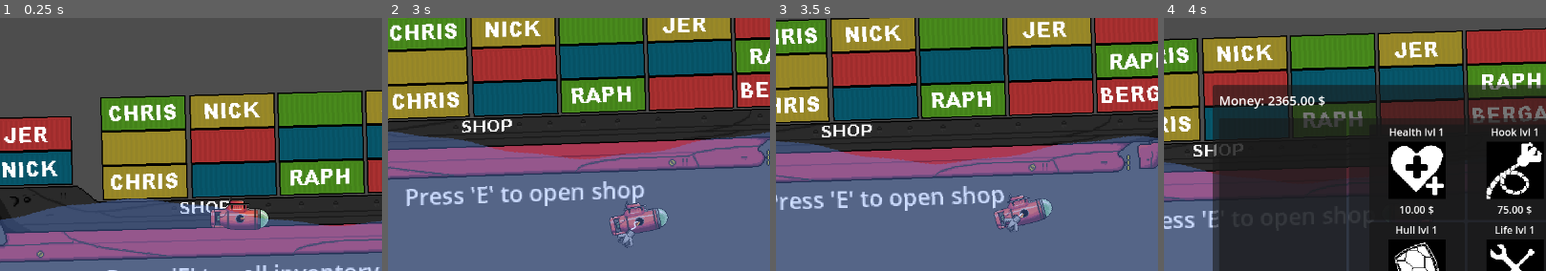
Above: before the commit, frames 1-4 (left to right).
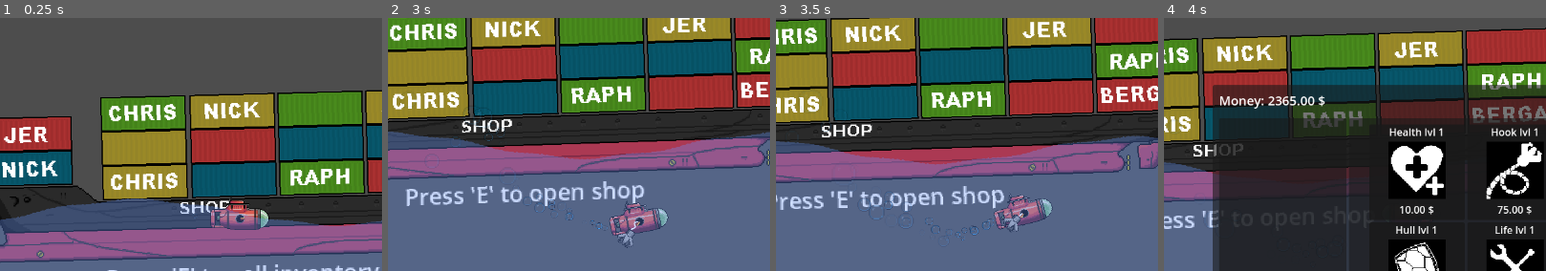
Above: after the commit, the same moments.

Repository: misterbamboo/ld57
Game: Godot game, scene res://MainGame.tscn
The game is run twice, just before and just after one commit, with the same random seed, the same clock (stepped at 60 frames per second) and the same inputs.
Inputs (mouse positions are % of the whole screen's width and height, from its top left):
- Up to frame 1 (0.25 s): no input
- Up to frame 2 (3 s): tap E at 0.5, 1.25, 2, 2.1, 2.75 s; move the mouse to (72, 45) at 0.52 s; hold Right (sub_right) 0.53-1.28 s; click (72, 45) at 0.6 s; move the mouse to (30, 55) at 1.27 s; hold Down (sub_down) 1.28-2.03 s; tap R at 1.35 s; move the mouse to (60, 28) at 2.02 s; hold Right (sub_right) 2.03-2.78 s; move the mouse to (45, 70) at 2.77 s; hold Up (sub_up) from 2.78 s (still down); click (45, 70) at 2.85 s
- Up to frame 3 (3.5 s): keep holding Up (sub_up)
- Up to frame 4 (4 s): tap E at 3.5 s; move the mouse to (80, 65) at 3.52 s; release Up (sub_up) at 3.53 s; hold Left (sub_left) from 3.53 s (still down); tap R at 3.6 s
The pictures show only the part of the screen within x 19-69%, y 11-61%; the shares and areas given below are measured in that part.

The runs differ from the first frame. In frame 1, less than 0.1% of the frame differs, in the area x 50-58%, y 76-81%; in frame 2, 0.2%; in frame 3, 0.2%, in the area x 12-60%, y 41-88%; in frame 4, less than 0.1%.

Commit message:
feat: add propeller and bubbles to sub

Diff:
--- a/src/godotproject/Submarine/submarine.tscn
+++ b/src/godotproject/Submarine/submarine.tscn
@@ -1,18 +1,86 @@
-[gd_scene load_steps=15 format=3 uid="uid://da26qelyupo77"]
+[gd_scene load_steps=27 format=3 uid="uid://da26qelyupo77"]
 
 [ext_resource type="Script" uid="uid://bx0ooudrvtw4x" path="res://Submarine/submarinemovement.gd" id="1_de3bh"]
 [ext_resource type="Texture2D" uid="uid://c3q64n0uvmwjt" path="res://Submarine/Assets/sub.png" id="2_bk2ki"]
-[ext_resource type="Script" path="res://Submarine/submarinesprite.gd" id="3_7kknb"]
+[ext_resource type="Script" uid="uid://b51u4u2hgpigx" path="res://Submarine/submarinesprite.gd" id="3_7kknb"]
 [ext_resource type="Script" uid="uid://5vx4h3byum2p" path="res://Submarine/submarine.gd" id="4_wjrfn"]
 [ext_resource type="Script" uid="uid://lun5pptgqmsx" path="res://Submarine/torpedo_launcher.gd" id="5_bk2ki"]
+[ext_resource type="Texture2D" uid="uid://u7kuhkihbywg" path="res://Submarine/Assets/bubble.png" id="5_wqbfo"]
 [ext_resource type="PackedScene" uid="uid://c64yoqhyqqmb8" path="res://Torpedo/Torpedo.tscn" id="6_7kknb"]
-[ext_resource type="Script" path="res://Submarine/grapple.gd" id="7_wjrfn"]
-[ext_resource type="Script" path="res://Submarine/grappling_rope.gd" id="8_rysji"]
-[ext_resource type="Script" path="res://Submarine/hook.gd" id="9_qemq7"]
+[ext_resource type="Script" uid="uid://tvvueq5o645q" path="res://Submarine/grapple.gd" id="7_wjrfn"]
+[ext_resource type="Script" uid="uid://7jv4o2westfr" path="res://Submarine/grappling_rope.gd" id="8_rysji"]
+[ext_resource type="Script" uid="uid://yj50l3aymutp" path="res://Submarine/hook.gd" id="9_qemq7"]
 [ext_resource type="Texture2D" uid="uid://cb8d0tystg08m" path="res://Submarine/hook.png" id="10_qemq7"]
+[ext_resource type="Texture2D" uid="uid://dwj62dekjfubk" path="res://Submarine/Assets/sub_propeller_spritesheet.png" id="11_1gdix"]
 
 [sub_resource type="CircleShape2D" id="CircleShape2D_7kknb"]
 radius = 23.0217
+
+[sub_resource type="AtlasTexture" id="AtlasTexture_wqbfo"]
+atlas = ExtResource("11_1gdix")
+region = Rect2(0, 0, 8, 16)
+
+[sub_resource type="AtlasTexture" id="AtlasTexture_8pwla"]
+atlas = ExtResource("11_1gdix")
+region = Rect2(8, 0, 8, 16)
+
+[sub_resource type="AtlasTexture" id="AtlasTexture_edfom"]
+atlas = ExtResource("11_1gdix")
+region = Rect2(16, 0, 8, 16)
+
+[sub_resource type="AtlasTexture" id="AtlasTexture_7wv4j"]
+atlas = ExtResource("11_1gdix")
+region = Rect2(0, 16, 8, 16)
+
+[sub_resource type="AtlasTexture" id="AtlasTexture_kl2yy"]
+atlas = ExtResource("11_1gdix")
+region = Rect2(8, 16, 8, 16)
+
+[sub_resource type="AtlasTexture" id="AtlasTexture_540qt"]
+atlas = ExtResource("11_1gdix")
+region = Rect2(16, 16, 8, 16)
+
+[sub_resource type="SpriteFrames" id="SpriteFrames_uk7mh"]
+animations = [{
+"frames": [],
+"loop": true,
+"name": &"default",
+"speed": 5.0
+}, {
+"frames": [{
+"duration": 1.0,
+"texture": SubResource("AtlasTexture_wqbfo")
+}, {
+"duration": 1.0,
+"texture": SubResource("AtlasTexture_8pwla")
+}, {
+"duration": 1.0,
+"texture": SubResource("AtlasTexture_edfom")
+}, {
+"duration": 1.0,
+"texture": SubResource("AtlasTexture_7wv4j")
+}, {
+"duration": 1.0,
+"texture": SubResource("AtlasTexture_kl2yy")
+}, {
+"duration": 1.0,
+"texture": SubResource("AtlasTexture_540qt")
+}],
+"loop": true,
+"name": &"spinning",
+"speed": 5.0
+}]
+
+[sub_resource type="Curve" id="Curve_8pwla"]
+_limits = [0.0, 2.0, 0.0, 1.18497]
+_data = [Vector2(0, 0.221209), 0.0, -0.00139875, 0, 0, Vector2(0.821945, 0.665907), 0.494657, 0.494657, 0, 0, Vector2(1.18497, 2), 8.38598, 0.0, 0, 0]
+point_count = 3
+
+[sub_resource type="Gradient" id="Gradient_edfom"]
+colors = PackedColorArray(1, 1, 1, 1, 1, 1, 1, 0)
+
+[sub_resource type="Gradient" id="Gradient_7wv4j"]
+colors = PackedColorArray(1, 1, 1, 1, 1, 1, 1, 0)
 
 [sub_resource type="Curve" id="Curve_qemq7"]
 _limits = [-0.3, 0.3, 0.0, 1.0]
@@ -40,6 +108,69 @@
 texture_filter = 1
 texture = ExtResource("2_bk2ki")
 script = ExtResource("3_7kknb")
+propeller_max_speed = 10.0
+
+[node name="PropellerSprite" type="AnimatedSprite2D" parent="Sprite2D"]
+position = Vector2(-36, 10)
+sprite_frames = SubResource("SpriteFrames_uk7mh")
+animation = &"spinning"
+autoplay = "spinning"
+
+[node name="BubbleTier1" type="CPUParticles2D" parent="Sprite2D"]
+position = Vector2(-51, 10)
+amount = 5
+texture = ExtResource("5_wqbfo")
+lifetime = 3.0
+randomness = 0.4
+lifetime_randomness = 0.8
+direction = Vector2(-1, 0)
+spread = 20.0
+gravity = Vector2(0, -20)
+initial_velocity_min = 74.35
+initial_velocity_max = 74.35
+scale_amount_min = 1.5
+scale_amount_max = 3.0
+scale_amount_curve = SubResource("Curve_8pwla")
+color_ramp = SubResource("Gradient_edfom")
+color_initial_ramp = SubResource("Gradient_7wv4j")
+
+[node name="BubbleTier2" type="CPUParticles2D" parent="Sprite2D"]
+position = Vector2(-51, 10)
+emitting = false
+amount = 10
+texture = ExtResource("5_wqbfo")
+lifetime = 3.0
+randomness = 0.4
+lifetime_randomness = 0.8
+direction = Vector2(-1, 0)
+spread = 20.0
+gravity = Vector2(0, -20)
+initial_velocity_min = 74.35
+initial_velocity_max = 74.35
+scale_amount_min = 1.5
+scale_amount_max = 3.0
+scale_amount_curve = SubResource("Curve_8pwla")
+color_ramp = SubResource("Gradient_edfom")
+color_initial_ramp = SubResource("Gradient_7wv4j")
+
+[node name="BubbleTier3" type="CPUParticles2D" parent="Sprite2D"]
+position = Vector2(-51, 10)
+emitting = false
+amount = 25
+texture = ExtResource("5_wqbfo")
+lifetime = 3.0
+randomness = 0.4
+lifetime_randomness = 0.8
+direction = Vector2(-1, 0)
+spread = 20.0
+gravity = Vector2(0, -20)
+initial_velocity_min = 74.35
+initial_velocity_max = 74.35
+scale_amount_min = 1.5
+scale_amount_max = 4.0
+scale_amount_curve = SubResource("Curve_8pwla")
+color_ramp = SubResource("Gradient_edfom")
+color_initial_ramp = SubResource("Gradient_7wv4j")
 
 [node name="SubmarineDetails" type="Node2D" parent="."]
 script = ExtResource("4_wjrfn")
--- a/src/godotproject/Submarine/submarinesprite.gd
+++ b/src/godotproject/Submarine/submarinesprite.gd
@@ -3,20 +3,63 @@
 @export var flip_animation_time: float = 0.5
 @export var max_tilt_angle: float = 15.0
 @export var tilt_animation_time: float = 0.5
+@export var propeller_min_speed: float = 1.0  # Minimum animation speed
+@export var propeller_max_speed: float = 5  # Maximum animation speed
+@export var propeller_accel_rate: float = 2.0  # How quickly the propeller speeds up
+@export var propeller_decel_rate: float = 1.0  # How quickly the propeller slows down
+@export var bubbles_min_emission: float = 5  # Minimum bubble emission rate
+@export var bubbles_max_emission: float = 40  # Maximum bubble emission rate
+@export var tiered_emitter_count: int = 5  # Number of tiered emitters
+
+@onready var propeller: AnimatedSprite2D = $PropellerSprite
+
+# Tiered particle emitters - set these up in the editor with increasing emission rates
+# For example, BubbleTier1 might emit 5 particles, BubbleTier2 another 10, etc.
+var bubble_emitters = []
 
 var target_scale_x: float = 1.0
 var target_rotation: float = 0.0
+var current_propeller_speed: float = propeller_min_speed
+var is_moving: bool = false
+var last_active_tier: int = 0
+
+func _ready():
+	# Make sure propeller is playing on start
+	if propeller:
+		propeller.play()
+		propeller.speed_scale = propeller_min_speed
+
+	# Gather all the tiered emitters
+	_initialize_tiered_emitters()
+
+func _initialize_tiered_emitters():
+	# Find all the tiered emitters that follow the naming convention
+	for i in range(1, tiered_emitter_count + 1):
+		var emitter_path = "BubbleTier" + str(i)
+		if has_node(emitter_path):
+			var emitter = get_node(emitter_path)
+			bubble_emitters.append(emitter)
+
+			# Start all emitters as inactive
+			emitter.emitting = false
 
 func _process(delta):
 	_update_direction_from_input()
 	_update_sprite_flip(delta)
 	_update_sprite_tilt(delta)
+	_update_propeller_speed(delta)
+
+	# Update which emitters should be active
+	_update_tiered_emitters()
 
 func _update_direction_from_input():
 	var up_strength = Input.get_action_strength("sub_up")
 	var down_strength = Input.get_action_strength("sub_down")
 	var right_strength = Input.get_action_strength("sub_right")
 	var left_strength = Input.get_action_strength("sub_left")
+
+	# Determine if submarine is moving based on any input
+	is_moving = up_strength > 0 or down_strength > 0 or right_strength > 0 or left_strength > 0
 
 	# Set horizontal direction
 	if right_strength > 0:
@@ -38,3 +81,52 @@
 func _update_sprite_tilt(delta: float) -> void:
 	var lerp_weight = clamp(delta / tilt_animation_time * 3.0, 0.0, 1.0)
 	self.rotation = lerp(rotation, target_rotation, lerp_weight)
+
+func _update_propeller_speed(delta: float) -> void:
+	if not propeller:
+		return
+
+	# Calculate target speed based on movement
+	var target_speed = propeller_max_speed if is_moving else propeller_min_speed
+
+	# Determine acceleration or deceleration rate
+	var rate = propeller_accel_rate if is_moving else propeller_decel_rate
+
+	# Smoothly adjust current speed
+	current_propeller_speed = lerp(current_propeller_speed, target_speed, delta * rate)
+
+	# Apply to propeller animation
+	propeller.speed_scale = current_propeller_speed
+
+func _update_tiered_emitters() -> void:
+	if bubble_emitters.is_empty():
+		return
+
+	# Calculate which tiers should be active based on propeller speed
+	# Normalize speed to 0.0-1.0 range
+	var speed_range = propeller_max_speed - propeller_min_speed
+	var speed_factor = (current_propeller_speed - propeller_min_speed) / speed_range
+	speed_factor = clamp(speed_factor, 0.0, 1.0)
+
+	# Calculate how many tiers should be active (0 to tiered_emitter_count)
+	# We subtract 1 from the bubble_emitters.size() since the first one is always on
+	var active_additional_tiers = 0
+	if bubble_emitters.size() > 1:
+		active_additional_tiers = int(round(speed_factor * (bubble_emitters.size() - 1)))
+
+	# Total active tiers is the first one plus any additional ones
+	var active_tier = 1 + active_additional_tiers
+
+	# Only make changes if the active tier has changed
+	if active_tier != last_active_tier:
+		# Update which emitters are active
+		for i in range(bubble_emitters.size()):
+			if i == 0:
+				# First tier is always on
+				bubble_emitters[i].emitting = true
+			else:
+				# Other tiers depend on speed
+				bubble_emitters[i].emitting = (i < active_tier)
+
+		# Remember the current active tier
+		last_active_tier = active_tier
Not shown: 2 places in src/godotproject/MainGame.tscn that only renumber resources
Binary file added: src/godotproject/Submarine/Assets/bubble.png
Not shown, added: src/godotproject/Submarine/Assets/bubble.png.import
Binary file changed: src/godotproject/Submarine/Assets/sub.png
Binary file added: src/godotproject/Submarine/Assets/sub_propeller_spritesheet.png
Not shown, added: src/godotproject/Submarine/Assets/sub_propeller_spritesheet.png.import
